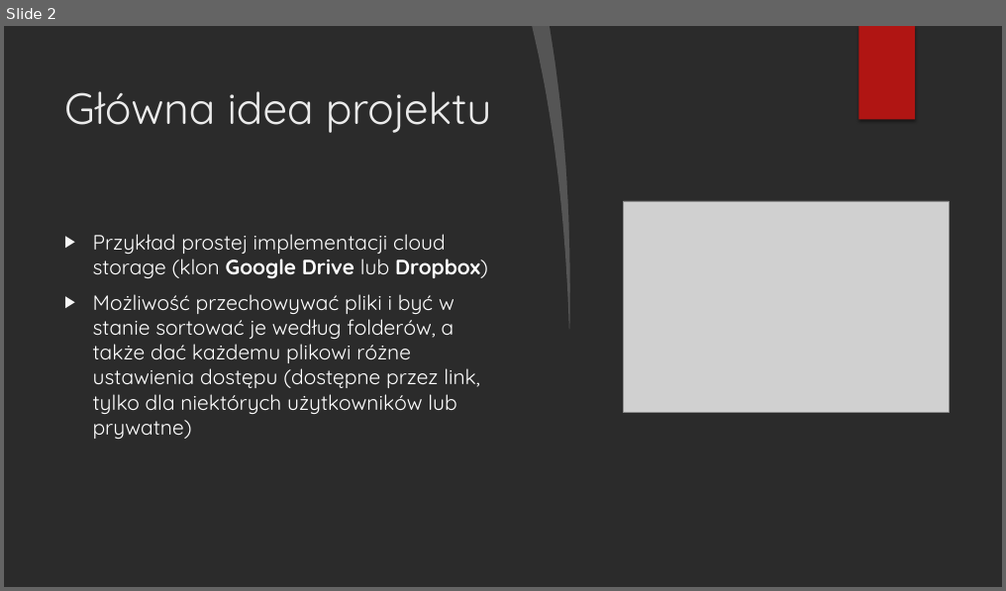
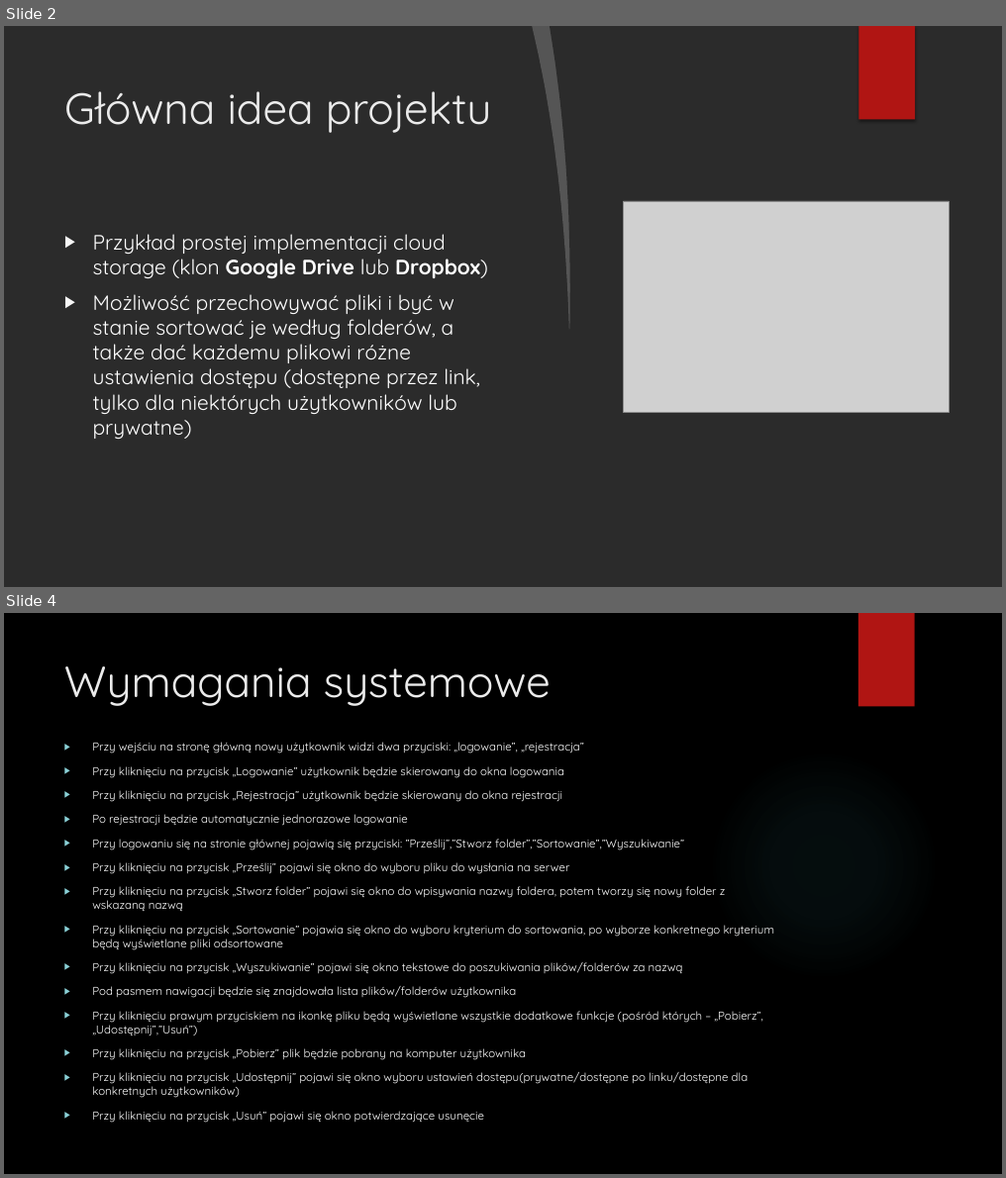
Before and after one commit to Flittis/SimpleCloud, a slide deck: SimpleCloud.pptx. Shown one above the other, each under a label of ours: slide 2 before the commit, slides 2 and 4 after it; the slides between them are not shown. The pictures are 1006x591 and 1006x1178 pixels, drawn with LibreOffice and Linux fonts; fonts in the diff are those of the drawing; grey boxes stand for pictures; background and template pictures are left out; a plain dark background stands for a picture behind light text. Boxes give left, top, right and bottom in pixels: in the first picture for what was removed or moved away, otherwise in the second. Text is boxed around its words. In the diff, an @@ line names an element or a change of style, - is before the commit and + after.

```diff
--- a/SimpleCloud.pptx
+++ b/SimpleCloud.pptx
@@ slide 4 added at <box>4,613,1002,1174</box>, background picture (left out); not listed: 1 template element that a slide beside it also shows @@
@@ title added at <box>64,666,550,706</box>, 42 pt, text #EBEBEB @@
+Wymagania systemowe
@@ text added at <box>92,742,775,1084</box>, 11 pt, text #FFFFFF @@
+▶ Przy wejściu na stronę główną nowy użytkownik widzi dwa przyciski: „logowanie”, „rejestracja”
+▶ Przy kliknięciu na przycisk „Logowanie” użytkownik będzie skierowany do okna logowania
+▶ Przy kliknięciu na przycisk „Rejestracja” użytkownik będzie skierowany do okna rejestracji
+▶ Po rejestracji będzie automatycznie jednorazowe logowanie
+▶ Przy logowaniu się na stronie głównej pojawią się przyciski: ”Prześlij”,”Stworz folder”,”Sortowanie”,”Wyszukiwanie”
+▶ Przy kliknięciu na przycisk „Prześlij” pojawi się okno do wyboru pliku do wysłania na serwer
+▶ Przy kliknięciu na przycisk „Stworz folder” pojawi się okno do wpisywania nazwy foldera, potem tworzy się nowy folder z wskazaną nazwą
+▶ Przy kliknięciu na przycisk „Sortowanie” pojawia się okno do wyboru kryterium do sortowania, po wyborze konkretnego kryterium będą wyświetlane pliki odsortowane
+▶ Przy kliknięciu na przycisk „Wyszukiwanie” pojawi się okno tekstowe do poszukiwania plików/folderów za nazwą
+▶ Pod pasmem nawigacji będzie się znajdowała lista plików/folderów użytkownika
+▶ Przy kliknięciu prawym przyciskiem na ikonkę pliku będą wyświetlane wszystkie dodatkowe funkcje (pośród których – „Pobierz”, „Udostępnij”,”Usuń”)
+▶ Przy kliknięciu na przycisk „Pobierz” plik będzie pobrany na komputer użytkownika
+▶ Przy kliknięciu na przycisk „Udostępnij” pojawi się okno wyboru ustawień dostępu(prywatne/dostępne po linku/dostępne dla konkretnych użytkowników)
+▶ Przy kliknięciu na przycisk „Usuń” pojawi się okno potwierdzające usunęcie
@@ ellipse added at <box>709,750,939,980</box>, fill gradient #50B9C1 @@
```
Also in this commit, not shown: 1 slide changed, 2 other slides added.
